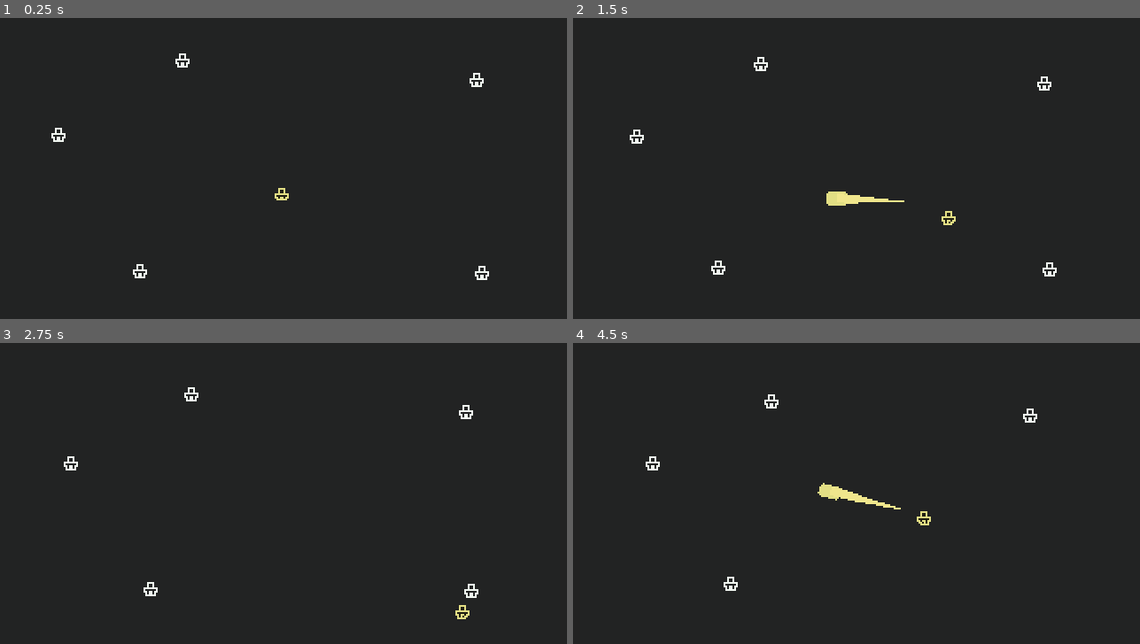
Above: before the commit, frames 1-4 (two rows, left to right).
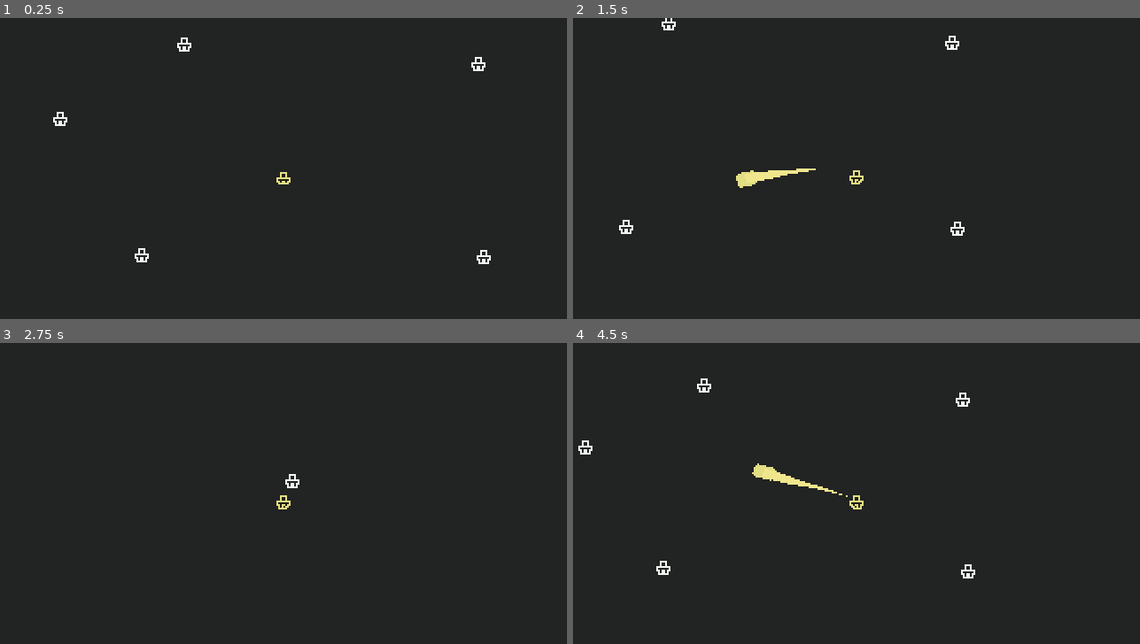
Above: after the commit, the same moments.

Repository: mrbartchak/golden-bullet-game
Game: Godot game, scene res://core/main.tscn
The game is run twice, just before and just after one commit, with the same random seed, the same clock (stepped at 60 frames per second) and the same inputs.
Inputs (mouse positions are in pixels of both pictures, inside the frame that each line leads up to):
- Up to frame 1 (0.25 s): no input
- Up to frame 2 (1.5 s): move the mouse to (981, 162) at 0.52 s; hold D (move_right) 0.53-1.28 s; click (981, 162) at 0.6 s; move the mouse to (743, 192) at 1.27 s; hold S (move_down) from 1.28 s (still down); click (743, 192) at 1.35 s
- Up to frame 3 (2.75 s): move the mouse to (340, 433) at 2.02 s; release S (move_down) at 2.03 s; hold D (move_right) from 2.03 s (still down); click (340, 433) at 2.1 s
- Up to frame 4 (4.5 s): move the mouse to (828, 565) at 2.77 s; release D (move_right) at 2.78 s; hold W (move_up) 2.78-3.53 s; click (828, 565) at 2.85 s; move the mouse to (1026, 550) at 3.52 s; hold A (move_left) from 3.53 s (still down); click (1026, 550) at 3.6 s; move the mouse to (686, 454) at 4.27 s; click (686, 454) at 4.35 s

The runs differ from the first frame. In frame 1, 0.7% of the frame differs, in the area x 9-87%, y 6-88%; in frame 2, 1.3%, in the area x 8-86%, y 0-86%; in frame 3, 0.5%; in frame 4, 1.3%.

Commit message:
pops n shit

Diff:
--- /dev/null
+++ b/core/camera.gd
@@ -0,0 +1,36 @@
+extends Camera2D
+
+var shake_intensity: float = 0.0
+var active_shake_time: float = 0.0
+
+var shake_decay: float = 5.0
+
+var shake_time: float = 0.0
+var shake_time_speed: float = 20.0
+
+var noise = FastNoiseLite.new()
+
+
+func _physics_process(delta: float) -> void:
+	if active_shake_time > 0:
+		shake_time += delta * shake_time_speed
+		active_shake_time -= delta
+
+		offset = Vector2(
+			noise.get_noise_2d(shake_time, 0) * shake_intensity,
+			noise.get_noise_2d(0, shake_time) * shake_intensity
+		)
+
+		shake_intensity = max(shake_intensity - shake_decay * delta, 0)
+	else:
+		offset = lerp(offset, Vector2.ZERO, 10.5 * delta)
+
+
+func screen_shake(intensity: int, time: float) -> void:
+	randomize()
+	noise.seed = randi()
+	noise.frequency = 2.0
+
+	shake_intensity = intensity
+	active_shake_time = time
+	shake_time = 0.0
--- /dev/null
+++ b/core/camera.tscn
@@ -0,0 +1,6 @@
+[gd_scene load_steps=2 format=3 uid="uid://c3wo1giyqrnqp"]
+
+[ext_resource type="Script" uid="uid://cmwwjv6wnkfcg" path="res://core/camera.gd" id="1_6doux"]
+
+[node name="Camera" type="Camera2D"]
+script = ExtResource("1_6doux")
--- a/core/main.tscn
+++ b/core/main.tscn
@@ -1,6 +1,7 @@
-[gd_scene load_steps=3 format=3 uid="uid://ceaauc0vs2nof"]
+[gd_scene load_steps=4 format=3 uid="uid://ceaauc0vs2nof"]
 
 [ext_resource type="PackedScene" uid="uid://daeaonaxmtwe1" path="res://player/player.tscn" id="1_xiose"]
+[ext_resource type="PackedScene" uid="uid://c3wo1giyqrnqp" path="res://core/camera.tscn" id="2_3gdo0"]
 [ext_resource type="PackedScene" uid="uid://ps7c40br6gw" path="res://enemies/enemy.tscn" id="2_r77kf"]
 
 [node name="Main" type="Node"]
@@ -9,6 +10,8 @@
 
 [node name="Player" parent="World2D" instance=ExtResource("1_xiose")]
 position = Vector2(159, 99)
+
+[node name="Camera" parent="World2D/Player" instance=ExtResource("2_3gdo0")]
 
 [node name="EnemyContainer" type="Node2D" parent="World2D"]
 
--- a/enemies/enemy.gd
+++ b/enemies/enemy.gd
@@ -18,6 +18,8 @@
 func _physics_process(delta: float) -> void:
 	global_position += movement_direction * movement_speed * delta
 
+
+#=== Public Functions ===
 func take_damage(amount: int) -> void:
 	if not alive:
 		return
@@ -30,16 +32,22 @@
 	alive = false
 	$CollisionShape2D.set_deferred("disabled", true)
 	$Sprite.visible = false
-	_play_death_animation()
+	_play_death_sound()
+	_play_death_particles()
 	await get_tree().create_timer($DeathParticles.lifetime).timeout
 	queue_free()
 
-#=== Visuals ===
+
+#=== Effects & Visuals ===
 func _play_hit_flash() -> void:
 	$Sprite.modulate = Color("f6757a")
 	$HitFlashTimer.start()
 
-func _play_death_animation() -> void:
+func _play_death_sound() -> void:
+	$DeathAudio.pitch_scale = randf_range(0.8, 1.2)
+	$DeathAudio.play()
+
+func _play_death_particles() -> void:
 	$DeathParticles.modulate = Color.KHAKI
 	$DeathParticles.emitting = true
 
--- a/enemies/enemy.tscn
+++ b/enemies/enemy.tscn
@@ -1,7 +1,8 @@
-[gd_scene load_steps=5 format=3 uid="uid://ps7c40br6gw"]
+[gd_scene load_steps=6 format=3 uid="uid://ps7c40br6gw"]
 
 [ext_resource type="Script" uid="uid://nopsbehfna8r" path="res://enemies/enemy.gd" id="1_fw1ev"]
 [ext_resource type="Texture2D" uid="uid://ct86jm4kmmpea" path="res://enemies/assets/enemy_sprite.png" id="2_7frlh"]
+[ext_resource type="AudioStream" uid="uid://hr14sslgp83p" path="res://effects/pop.wav" id="3_orwns"]
 
 [sub_resource type="CircleShape2D" id="CircleShape2D_7frlh"]
 radius = 6.0
@@ -44,3 +45,7 @@
 one_shot = true
 explosiveness = 1.0
 process_material = SubResource("ParticleProcessMaterial_7frlh")
+
+[node name="DeathAudio" type="AudioStreamPlayer2D" parent="."]
+stream = ExtResource("3_orwns")
+volume_db = 12.0
--- a/player/player.tscn
+++ b/player/player.tscn
@@ -94,3 +94,4 @@
 
 [node name="FireSound" type="AudioStreamPlayer2D" parent="."]
 stream = ExtResource("4_yw30f")
+volume_db = -7.429
--- a/project.godot
+++ b/project.godot
@@ -18,8 +18,8 @@
 
 window/size/viewport_width=320
 window/size/viewport_height=180
-window/size/window_width_override=2560
-window/size/window_height_override=1440
+window/size/window_width_override=3840
+window/size/window_height_override=2160
 window/stretch/mode="viewport"
 window/stretch/scale_mode="integer"
 
Not shown, added: core/camera.gd.uid
Not shown, added: effects/pop.wav.import
Not shown, added: effects/pop.wav
